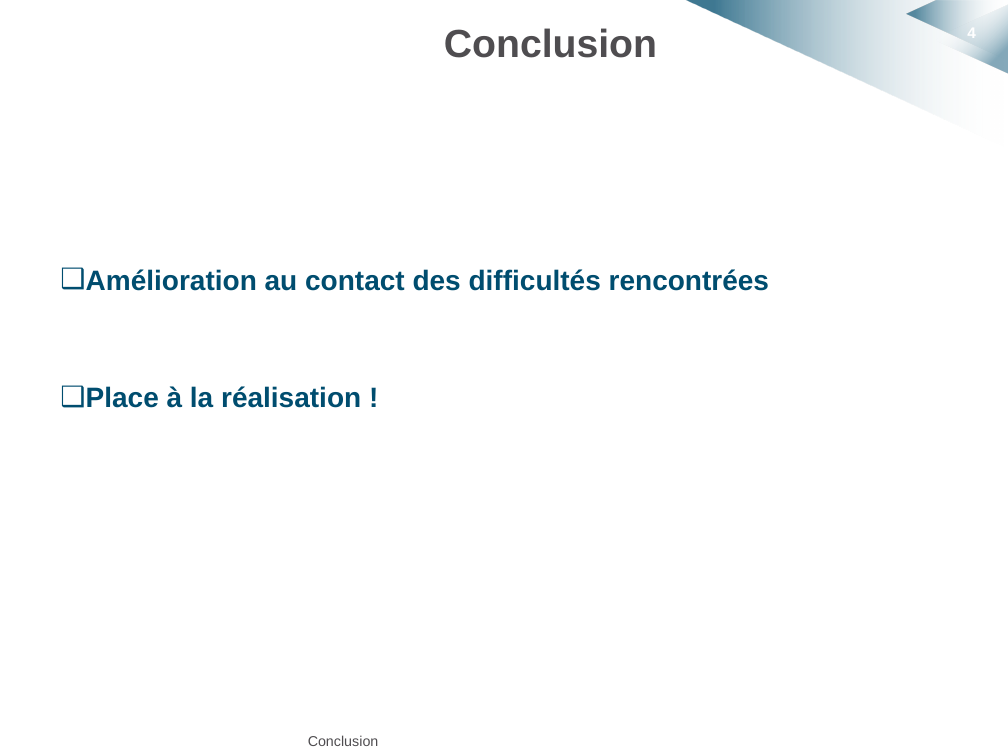
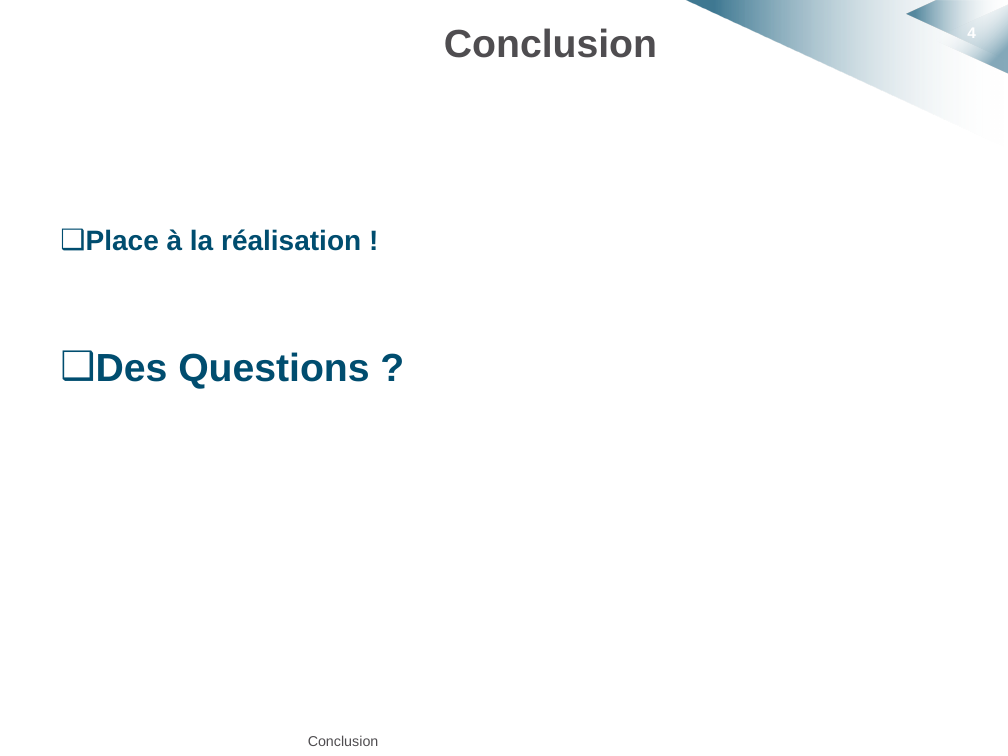
Before and after one commit to HKervadec/korrigolo, a slide deck: slide 4 of soutenances/projet_decembre/planif_et_conclu.pptx. Drawn at 1008x756 pixels with LibreOffice and Linux fonts; fonts in the diff are those of the drawing; background and template pictures are left out. Boxes give left, top, right and bottom in pixels: in the first picture for what was removed or moved away, otherwise in the second. Text is boxed around its words. In the diff, an @@ line names an element or a change of style, - is before the commit and + after.

```diff
--- a/soutenances/projet_decembre/planif_et_conclu.pptx
+++ b/soutenances/projet_decembre/planif_et_conclu.pptx
@@ text at [86, 269, 769, 291]: paragraph removed @@
-❑ Amélioration au contact des difficultés rencontrées
@@ text at [96, 352, 369, 389]: paragraph added @@
+❑ Des Questions ?
```
Also in this commit, not shown: 1 slide added, 2 slides removed.
